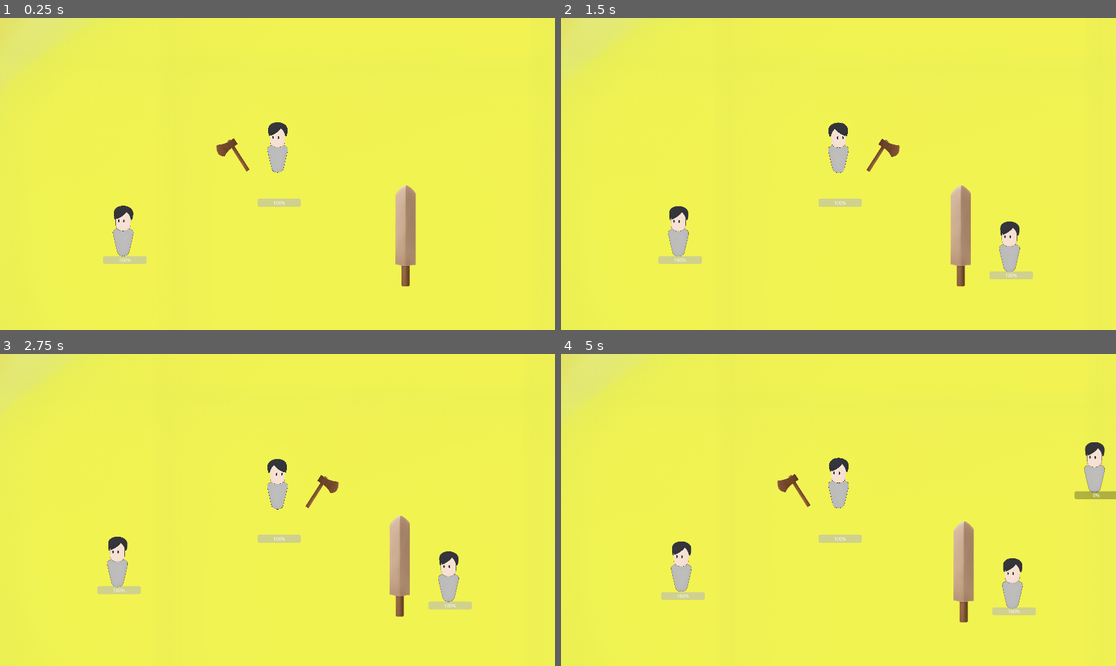
Above: before the commit, frames 1-4 (two rows, left to right).
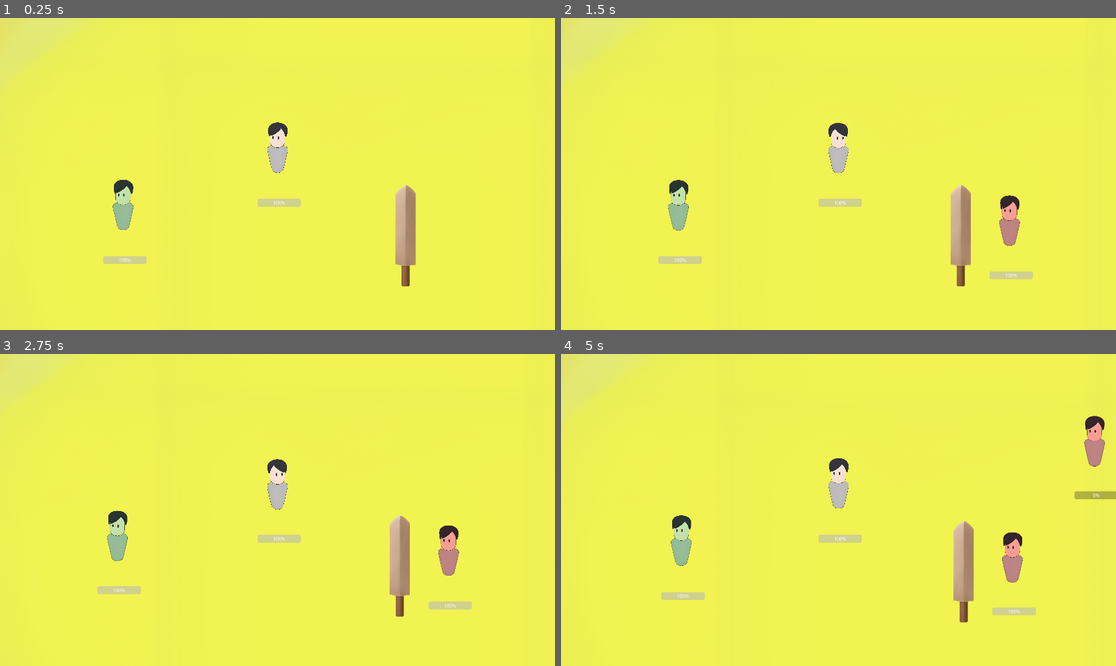
Above: after the commit, the same moments.

Repository: CAHTA123/Light-in-the-Dark
Game: Godot game, scene res://scenes/Game/game.tscn
Same seed, same stepped clock (60 frames per second), same inputs: the game is played once before the commit and once after it.
Inputs (mouse positions are in pixels of both pictures, inside the frame that each line leads up to):
- Up to frame 1 (0.25 s): no input
- Up to frame 2 (1.5 s): move the mouse to (960, 158) at 0.52 s; tap A (A) at 0.6 s; tap D (D) at 0.8, 1.35 s; move the mouse to (727, 189) at 1.27 s
- Up to frame 3 (2.75 s): tap S (S) at 1.55, 2.1 s; move the mouse to (333, 441) at 2.02 s; tap W (W) at 2.3 s
- Up to frame 4 (5 s): move the mouse to (810, 572) at 2.77 s; tap W (W) at 2.85 s; right-click (810, 572) at 3.05 s; move the mouse to (1005, 556) at 3.52 s; hold Right mouse button (block) 3.53-4.28 s; tap Shift (dash) at 3.8, 4.35 s; move the mouse to (672, 463) at 4.27 s; tap A (A) at 4.55 s

The runs differ from the first frame. In frame 1, 0.9% of the frame differs, in the area x 20-52%, y 33-77%; in frame 2, 1.7%; in frame 3, 1.7%; in frame 4, 2.4%, in the area x 19-98%, y 19-82%.

Commit message:
/

Diff:
--- a/scenes/Enemy/enemy.tscn
+++ b/scenes/Enemy/enemy.tscn
@@ -1,19 +1,17 @@
-[gd_scene load_steps=5 format=3 uid="uid://cdtvya2u1xsii"]
+[gd_scene load_steps=4 format=3 uid="uid://cdtvya2u1xsii"]
 
 [ext_resource type="PackedScene" uid="uid://cip765xbasefc" path="res://scenes/body/body.tscn" id="1_r510p"]
 [ext_resource type="Script" path="res://scenes/Enemy/enemy.gd" id="2_m367u"]
 [ext_resource type="Texture2D" uid="uid://bxcytu2p1emoc" path="res://sprites/Player/player.png" id="3_q58cx"]
 
-[sub_resource type="CircleShape2D" id="CircleShape2D_47q1k"]
-radius = 56.9386
+[node name="Enemy" instance=ExtResource("1_r510p")]
 
-[node name="Enemy" instance=ExtResource("1_r510p")]
+[node name="Body" parent="." index="0"]
 script = ExtResource("2_m367u")
 
-[node name="Shape" parent="." index="0"]
-shape = SubResource("CircleShape2D_47q1k")
-debug_color = Color(0.868136, 0.300206, 0.48499, 0.42)
+[node name="Shape" parent="Body" index="0"]
+polygon = PackedVector2Array(-21, -95, -31, -91, -35, -80, -19, -11, -15, -5, -7, -1, 0, 0, 7, -1, 14, -4, 18, -8, 20, -12, 36, -79, 32, -90, 21, -95, 26, -106, 26, -137, 26, -163, 0, -174, -26, -162, -26, -139, -26, -106)
 
-[node name="Skin" parent="Skin" index="0"]
-scale = Vector2(0.1, 0.1)
+[node name="Skin" parent="Body/Skin" index="0"]
+modulate = Color(1, 0.7, 0.7, 1)
 texture = ExtResource("3_q58cx")
--- a/scenes/Player/AnimPlayer.gd
+++ b/scenes/Player/AnimPlayer.gd
@@ -1,16 +1,12 @@
 extends Node2D
 
-@onready var anim = $"../Anim"
-
+@onready var anim = $Anim
 
 func _ready():
 	pass
 
-
-
 func _process(delta):
 	pass
 
-
 func _on_anim_animation_finished(anim_name):
 	pass
--- a/scenes/Player/Move.gd
+++ b/scenes/Player/Move.gd
@@ -1,27 +1,20 @@
 extends Node2D
 
-@onready var b = $".."
-@onready var body = $"../Skin"
-@onready var skin1 = $"../Skin/Skin"
-@onready var skin2 = $"../Skin/Weapon"
-
-var current_state = St.l
-enum St {l, r, t, d, ld, rd, lt, rt}
+@onready var body = $"../../Body"
+@onready var SkinPlayer = $"../../Body/Skin"
 
 func _ready():
-	b.s = b.speed
+	body.s = body.speed
 
 func _process(delta):
-	if b.move:
+	if body.move:
 		move()
-	b.move_and_slide()
+	body.move_and_slide()
 
 func move():
-	#var mouse_pos = get_global_mouse_position()
-	#var direction = (mouse_pos - body.global_position).normalized()
-	b.velocity = Vector2(Input.get_axis("A", "D"), Input.get_axis("W", "S")).normalized() * b.s
+	body.velocity = Vector2(Input.get_axis("A", "D"), Input.get_axis("W", "S")).normalized() * body.s
 
-	if b.velocity.x > 0:
-		body.scale.x = -1
-	elif b.velocity.x < 0:
-		body.scale.x = 1
+	if body.velocity.x > 0:
+		SkinPlayer.scale.x = -1
+	elif body.velocity.x < 0:
+		SkinPlayer.scale.x = 1
--- a/scenes/Player/State.gd
+++ b/scenes/Player/State.gd
@@ -1,8 +1,6 @@
 extends Node2D
 
-@onready var body = $".."
-
-var cur
+@onready var body = $"../../Body"
 
 func _ready():
 	body.current_state = body.States.IDLE
--- a/scenes/Player/dash.gd
+++ b/scenes/Player/dash.gd
@@ -1,6 +1,6 @@
 extends Node2D
 
-@onready var body = $".."
+@onready var body = $"../../Body"
 
 var can = true
 
@@ -12,7 +12,6 @@
 func push():
 	body.current_state = body.States.DASH
 
-
 	body.velocity = Vector2(Input.get_axis("A", "D"), Input.get_axis("W", "S")).normalized() * 1000
 	await get_tree().create_timer(0.2).timeout
 	can = true
--- a/scenes/Player/player.tscn
+++ b/scenes/Player/player.tscn
@@ -11,166 +11,249 @@
 [ext_resource type="Script" path="res://scenes/Player/State.gd" id="7_ys55f"]
 [ext_resource type="Script" path="res://scenes/Player/AnimPlayer.gd" id="8_l8gcv"]
 
-[sub_resource type="CapsuleShape2D" id="CapsuleShape2D_0gver"]
-radius = 36.0
-height = 176.84
+[sub_resource type="CapsuleShape2D" id="CapsuleShape2D_70mdh"]
+radius = 50.0
+height = 350.0
 
 [sub_resource type="Animation" id="Animation_2c4pv"]
 resource_name = "attack"
-step = 0.0333333
-tracks/0/type = "value"
-tracks/0/imported = false
-tracks/0/enabled = true
-tracks/0/path = NodePath("Skin/Weapon:rotation")
-tracks/0/interp = 1
-tracks/0/loop_wrap = true
-tracks/0/keys = {
-"times": PackedFloat32Array(0, 0.5),
+length = 0.2
+step = 0.01
+tracks/0/type = "value"
+tracks/0/imported = false
+tracks/0/enabled = true
+tracks/0/path = NodePath("Body/Skin/Skin/Weapon:rotation")
+tracks/0/interp = 1
+tracks/0/loop_wrap = true
+tracks/0/keys = {
+"times": PackedFloat32Array(0, 0.2),
 "transitions": PackedFloat32Array(1, 1),
 "update": 0,
-"values": [-0.837758, -2.18864]
-}
-
-[sub_resource type="Animation" id="Animation_lyjay"]
-length = 0.001
-tracks/0/type = "value"
-tracks/0/imported = false
-tracks/0/enabled = true
-tracks/0/path = NodePath("Skin/Weapon:rotation")
-tracks/0/interp = 1
-tracks/0/loop_wrap = true
-tracks/0/keys = {
-"times": PackedFloat32Array(0),
-"transitions": PackedFloat32Array(1),
-"update": 0,
-"values": [-0.837758]
+"values": [-0.523599, -2.0944]
+}
+
+[sub_resource type="Animation" id="Animation_vg1vu"]
+resource_name = "block"
+length = 0.4
+tracks/0/type = "value"
+tracks/0/imported = false
+tracks/0/enabled = true
+tracks/0/path = NodePath("Body/Skin/Skin/Shield:scale")
+tracks/0/interp = 1
+tracks/0/loop_wrap = true
+tracks/0/keys = {
+"times": PackedFloat32Array(0, 0.2, 0.4),
+"transitions": PackedFloat32Array(1, 1, 1),
+"update": 0,
+"values": [Vector2(2.5, 2.5), Vector2(2.8, 2.8), Vector2(2.5, 2.5)]
+}
+
+[sub_resource type="Animation" id="Animation_tmwag"]
+resource_name = "farm"
+length = 0.4
+step = 0.05
+tracks/0/type = "value"
+tracks/0/imported = false
+tracks/0/enabled = true
+tracks/0/path = NodePath("Body/Skin/Skin/Tool:rotation")
+tracks/0/interp = 1
+tracks/0/loop_wrap = true
+tracks/0/keys = {
+"times": PackedFloat32Array(0, 0.2, 0.4),
+"transitions": PackedFloat32Array(1, 1, 1),
+"update": 0,
+"values": [-0.523599, -2.0944, -0.523599]
+}
+
+[sub_resource type="Animation" id="Animation_im1p2"]
+resource_name = "dash"
+length = 0.2
+tracks/0/type = "value"
+tracks/0/imported = false
+tracks/0/enabled = true
+tracks/0/path = NodePath("Body/Skin:skew")
+tracks/0/interp = 1
+tracks/0/loop_wrap = true
+tracks/0/keys = {
+"times": PackedFloat32Array(0, 0.1, 0.2),
+"transitions": PackedFloat32Array(1, 1, 1),
+"update": 0,
+"values": [0.0, -0.195477, 0.0]
 }
 tracks/1/type = "value"
 tracks/1/imported = false
 tracks/1/enabled = true
-tracks/1/path = NodePath("Skin/Shield:scale")
+tracks/1/path = NodePath("Body/Skin:scale")
 tracks/1/interp = 1
 tracks/1/loop_wrap = true
 tracks/1/keys = {
-"times": PackedFloat32Array(0),
-"transitions": PackedFloat32Array(1),
-"update": 0,
-"values": [Vector2(1, 1)]
+"times": PackedFloat32Array(0, 0.1, 0.2),
+"transitions": PackedFloat32Array(1, 1, 1),
+"update": 0,
+"values": [Vector2(1, 1), Vector2(1, 1.03), Vector2(1, 1)]
 }
 tracks/2/type = "value"
 tracks/2/imported = false
 tracks/2/enabled = true
-tracks/2/path = NodePath("Skin/Tool:rotation")
+tracks/2/path = NodePath("Body/Skin:modulate")
 tracks/2/interp = 1
 tracks/2/loop_wrap = true
 tracks/2/keys = {
-"times": PackedFloat32Array(0),
-"transitions": PackedFloat32Array(1),
-"update": 0,
-"values": [-0.565487]
-}
-
-[sub_resource type="Animation" id="Animation_vg1vu"]
-resource_name = "block"
-tracks/0/type = "value"
-tracks/0/imported = false
-tracks/0/enabled = true
-tracks/0/path = NodePath("Skin/Shield:scale")
-tracks/0/interp = 1
-tracks/0/loop_wrap = true
-tracks/0/keys = {
-"times": PackedFloat32Array(0, 0.5, 1),
-"transitions": PackedFloat32Array(1, 1, 1),
-"update": 0,
-"values": [Vector2(1, 1), Vector2(1.11, 1.11), Vector2(1, 1)]
-}
-
-[sub_resource type="Animation" id="Animation_tmwag"]
-resource_name = "farm"
-tracks/0/type = "value"
-tracks/0/imported = false
-tracks/0/enabled = true
-tracks/0/path = NodePath("Skin/Tool:rotation")
-tracks/0/interp = 1
-tracks/0/loop_wrap = true
-tracks/0/keys = {
-"times": PackedFloat32Array(0, 0.5, 1),
-"transitions": PackedFloat32Array(1, 1, 1),
-"update": 0,
-"values": [0.0, -0.565487, 0.0]
+"times": PackedFloat32Array(0, 0.1, 0.2),
+"transitions": PackedFloat32Array(1, 1, 1),
+"update": 0,
+"values": [Color(1, 1, 1, 1), Color(0.866667, 1, 1, 0.772549), Color(1, 1, 1, 1)]
+}
+
+[sub_resource type="Animation" id="Animation_66jjq"]
+length = 0.001
+tracks/0/type = "value"
+tracks/0/imported = false
+tracks/0/enabled = true
+tracks/0/path = NodePath("Body/Skin/Skin/Weapon:rotation")
+tracks/0/interp = 1
+tracks/0/loop_wrap = true
+tracks/0/keys = {
+"times": PackedFloat32Array(0),
+"transitions": PackedFloat32Array(1),
+"update": 0,
+"values": [-0.523599]
+}
+tracks/1/type = "value"
+tracks/1/imported = false
+tracks/1/enabled = true
+tracks/1/path = NodePath("Body/Skin/Skin/Shield:scale")
+tracks/1/interp = 1
+tracks/1/loop_wrap = true
+tracks/1/keys = {
+"times": PackedFloat32Array(0),
+"transitions": PackedFloat32Array(1),
+"update": 0,
+"values": [Vector2(2.5, 2.5)]
+}
+tracks/2/type = "value"
+tracks/2/imported = false
+tracks/2/enabled = true
+tracks/2/path = NodePath("Body/Skin:skew")
+tracks/2/interp = 1
+tracks/2/loop_wrap = true
+tracks/2/keys = {
+"times": PackedFloat32Array(0),
+"transitions": PackedFloat32Array(1),
+"update": 0,
+"values": [0.0]
+}
+tracks/3/type = "value"
+tracks/3/imported = false
+tracks/3/enabled = true
+tracks/3/path = NodePath("Body/Skin:scale")
+tracks/3/interp = 1
+tracks/3/loop_wrap = true
+tracks/3/keys = {
+"times": PackedFloat32Array(0),
+"transitions": PackedFloat32Array(1),
+"update": 0,
+"values": [Vector2(1, 1)]
+}
+tracks/4/type = "value"
+tracks/4/imported = false
+tracks/4/enabled = true
+tracks/4/path = NodePath("Body/Skin:modulate")
+tracks/4/interp = 1
+tracks/4/loop_wrap = true
+tracks/4/keys = {
+"times": PackedFloat32Array(0),
+"transitions": PackedFloat32Array(1),
+"update": 0,
+"values": [Color(1, 1, 1, 1)]
+}
+tracks/5/type = "value"
+tracks/5/imported = false
+tracks/5/enabled = true
+tracks/5/path = NodePath("Body/Skin/Skin/Tool:rotation")
+tracks/5/interp = 1
+tracks/5/loop_wrap = true
+tracks/5/keys = {
+"times": PackedFloat32Array(0),
+"transitions": PackedFloat32Array(1),
+"update": 0,
+"values": [-0.523599]
 }
 
 [sub_resource type="AnimationLibrary" id="AnimationLibrary_di781"]
 _data = {
-"RESET": SubResource("Animation_lyjay"),
+"RESET": SubResource("Animation_66jjq"),
 "attack": SubResource("Animation_2c4pv"),
 "block": SubResource("Animation_vg1vu"),
+"dash": SubResource("Animation_im1p2"),
 "farm": SubResource("Animation_tmwag")
 }
 
 [node name="Player" instance=ExtResource("1_edq0g")]
-collision_layer = 2
-collision_mask = 2
+
+[node name="Body" parent="." index="0"]
 script = ExtResource("2_d1fyn")
 
-[node name="Shape" parent="." index="0"]
-position = Vector2(0, -90)
-shape = SubResource("CapsuleShape2D_0gver")
-
-[node name="Camera2D" type="Camera2D" parent="." index="1"]
-
-[node name="Skin" parent="Skin" index="0"]
-scale = Vector2(0.1, 0.1)
+[node name="Shape" parent="Body" index="0"]
+polygon = PackedVector2Array(-21, -95, -31, -91, -35, -80, -19, -11, -15, -5, -7, -1, 0, 0, 7, -1, 14, -4, 18, -8, 20, -12, 36, -79, 32, -90, 21, -95, 26, -106, 26, -137, 26, -163, 0, -174, -26, -162, -26, -139, -26, -106)
+
+[node name="Skin" parent="Body/Skin" index="0"]
 texture = ExtResource("3_172ki")
-offset = Vector2(0, -910)
-
-[node name="Weapon" parent="Skin" index="1"]
-position = Vector2(-10, -56)
-rotation = -0.837758
-scale = Vector2(0.35, 0.35)
-
-[node name="Shape" parent="Skin/Weapon/shape" index="0"]
+
+[node name="Weapon" parent="Body/Skin/Skin" index="0"]
+position = Vector2(-100, -600)
+rotation = -0.523599
+scale = Vector2(3.5, 3.5)
+
+[node name="shape" parent="Body/Skin/Skin/Weapon" index="0"]
 position = Vector2(0, -175)
 
-[node name="Skin" parent="Skin/Weapon/shape" index="1"]
-offset = Vector2(0, -175)
-
-[node name="Shield" type="Node2D" parent="Skin" index="2"]
+[node name="Shield" type="Node2D" parent="Body/Skin/Skin" index="1"]
 visible = false
-
-[node name="Sprite2D" type="Sprite2D" parent="Skin/Shield" index="0"]
-position = Vector2(-10, -80)
-scale = Vector2(0.679688, 0.675781)
+position = Vector2(-100, -600)
+scale = Vector2(2.5, 2.5)
+
+[node name="Skin" type="Sprite2D" parent="Body/Skin/Skin/Shield" index="0"]
 texture = ExtResource("4_p0jpk")
-
-[node name="Tool" type="Node2D" parent="Skin" index="3"]
-rotation = -0.565487
-
-[node name="Area2D" type="Area2D" parent="Skin/Tool" index="0"]
-
-[node name="CollisionShape2D" type="CollisionShape2D" parent="Skin/Tool/Area2D" index="0"]
-
-[node name="Sprite2D" type="Sprite2D" parent="Skin/Tool/Area2D" index="1"]
-position = Vector2(-82, -133.25)
-scale = Vector2(0.548828, 0.411133)
+offset = Vector2(0, -35)
+
+[node name="Tool" type="Node2D" parent="Body/Skin/Skin" index="2"]
+visible = false
+position = Vector2(-100, -600)
+rotation = -0.523599
+scale = Vector2(3.5, 3.5)
+
+[node name="Area2D" type="Area2D" parent="Body/Skin/Skin/Tool" index="0"]
+position = Vector2(0, -175)
+
+[node name="Shape" type="CollisionShape2D" parent="Body/Skin/Skin/Tool/Area2D" index="0"]
+position = Vector2(-17.1429, 0)
+shape = SubResource("CapsuleShape2D_70mdh")
+
+[node name="Skin" type="Sprite2D" parent="Body/Skin/Skin/Tool/Area2D" index="1"]
 texture = ExtResource("5_6o2dv")
 
-[node name="Animation" type="AnimationPlayer" parent="." index="4"]
+[node name="Camera" type="Node2D" parent="Body" index="3"]
+
+[node name="Camera2D" type="Camera2D" parent="Body/Camera" index="0"]
+
+[node name="dash" type="Node2D" parent="Skills" index="3"]
+script = ExtResource("6_6ri0j")
+
+[node name="shoot" type="Node2D" parent="Skills" index="4"]
+script = ExtResource("7_7v0gg")
+
+[node name="Move" type="Node2D" parent="Skills" index="5"]
+script = ExtResource("2_nw2w3")
+
+[node name="State" type="Node2D" parent="Skills" index="6"]
+script = ExtResource("7_ys55f")
+
+[node name="Animations" parent="." index="2"]
+script = ExtResource("8_l8gcv")
+
+[node name="Animation" type="AnimationPlayer" parent="Animations" index="1"]
+root_node = NodePath("../..")
 libraries = {
 "": SubResource("AnimationLibrary_di781")
 }
-
-[node name="Animations" parent="." index="9"]
-script = ExtResource("8_l8gcv")
-
-[node name="dash" type="Node2D" parent="." index="10"]
-script = ExtResource("6_6ri0j")
-
-[node name="shoot" type="Node2D" parent="." index="11"]
-script = ExtResource("7_7v0gg")
-
-[node name="Move" type="Node2D" parent="." index="12"]
-script = ExtResource("2_nw2w3")
-
-[node name="State" type="Node2D" parent="." index="13"]
-script = ExtResource("7_ys55f")
--- a/scenes/Player/shoot.gd
+++ b/scenes/Player/shoot.gd
@@ -1,8 +1,8 @@
 extends Node2D
 
-@onready var body = $".."
-@onready var weapon = $"../Skin/Weapon"
-@onready var skin = $"../Skin/Weapon/shape/Skin"
+@onready var body = $"../../Body"
+@onready var weapon = $"../../Body/Skin/Skin/Weapon"
+@onready var skin = $"../../Body/Skin/Skin/Weapon/shape/Skin"
 
 var attack_cooldown: float = 0.5
 var can_attack: bool = true
--- a/scenes/Res/res.tscn
+++ b/scenes/Res/res.tscn
@@ -1,20 +1,14 @@
-[gd_scene load_steps=5 format=3 uid="uid://0vh3jhnjpwnn"]
+[gd_scene load_steps=4 format=3 uid="uid://0vh3jhnjpwnn"]
 
 [ext_resource type="PackedScene" uid="uid://cip765xbasefc" path="res://scenes/body/body.tscn" id="1_djqal"]
 [ext_resource type="Script" path="res://scenes/Res/res.gd" id="2_etf6s"]
 [ext_resource type="Texture2D" uid="uid://bxcytu2p1emoc" path="res://sprites/Player/player.png" id="3_0vnmq"]
 
-[sub_resource type="CircleShape2D" id="CircleShape2D_w1erm"]
-radius = 55.5428
+[node name="Res" instance=ExtResource("1_djqal")]
 
-[node name="Res" instance=ExtResource("1_djqal")]
-collision_layer = 4
-collision_mask = 2
+[node name="Body" parent="." index="0"]
 script = ExtResource("2_etf6s")
 
-[node name="Shape" parent="." index="0"]
-shape = SubResource("CircleShape2D_w1erm")
-
-[node name="Skin" parent="Skin" index="0"]
-scale = Vector2(0.1, 0.1)
+[node name="Skin" parent="Body/Skin" index="0"]
+modulate = Color(0.79, 1, 0.804, 1)
 texture = ExtResource("3_0vnmq")
--- a/scenes/body/body.tscn
+++ b/scenes/body/body.tscn
@@ -55,9 +55,23 @@
 "update": 0,
 "values": [Color(1, 1, 1, 1)]
 }
+tracks/2/type = "value"
+tracks/2/imported = false
+tracks/2/enabled = true
+tracks/2/path = NodePath("Skin/Skin:scale")
+tracks/2/interp = 1
+tracks/2/loop_wrap = true
+tracks/2/keys = {
+"times": PackedFloat32Array(0),
+"transitions": PackedFloat32Array(1),
+"update": 0,
+"values": [Vector2(0.1, 0.1)]
+}
 
 [sub_resource type="Animation" id="Animation_oisxb"]
 resource_name = "take_damage"
+length = 0.4
+step = 0.05
 tracks/0/type = "value"
 tracks/0/imported = false
 tracks/0/enabled = true
@@ -65,10 +79,22 @@
 tracks/0/interp = 1
 tracks/0/loop_wrap = true
 tracks/0/keys = {
-"times": PackedFloat32Array(0, 0.5, 1),
+"times": PackedFloat32Array(0, 0.1, 0.4),
 "transitions": PackedFloat32Array(1, 1, 1),
 "update": 0,
-"values": [Color(1, 1, 1, 1), Color(0.76, 0.1216, 0.16416, 1), Color(1, 1, 1, 1)]
+"values": [Color(1, 1, 1, 1), Color(1, 0.78, 0.78, 1), Color(1, 1, 1, 1)]
+}
+tracks/1/type = "value"
+tracks/1/imported = false
+tracks/1/enabled = true
+tracks/1/path = NodePath("Skin/Skin:scale")
+tracks/1/interp = 1
+tracks/1/loop_wrap = true
+tracks/1/keys = {
+"times": PackedFloat32Array(0, 0.1, 0.4),
+"transitions": PackedFloat32Array(1, 1, 1),
+"update": 0,
+"values": [Vector2(0.1, 0.1), Vector2(0.09, 0.09), Vector2(0.1, 0.1)]
 }
 
 [sub_resource type="AnimationLibrary" id="AnimationLibrary_nqnlx"]
@@ -78,51 +104,59 @@
 "take_damage": SubResource("Animation_oisxb")
 }
 
-[node name="Body" type="CharacterBody2D"]
+[node name="Body" type="Node2D"]
 
-[node name="Shape" type="CollisionShape2D" parent="."]
+[node name="Body" type="CharacterBody2D" parent="."]
 
-[node name="Skin" type="Node2D" parent="."]
+[node name="Shape" type="CollisionPolygon2D" parent="Body"]
 
-[node name="Skin" type="Sprite2D" parent="Skin"]
-scale = Vector2(0.5, 0.5)
+[node name="Skin" type="Node2D" parent="Body"]
 
-[node name="Weapon" type="Node2D" parent="Skin"]
+[node name="Skin" type="Sprite2D" parent="Body/Skin"]
+scale = Vector2(0.1, 0.1)
+offset = Vector2(0, -900)
+
+[node name="Weapon" type="Node2D" parent="Body/Skin/Skin"]
 visible = false
-scale = Vector2(0.5, 0.5)
+scale = Vector2(5, 5)
 script = ExtResource("1_swr57")
 
-[node name="shape" type="Area2D" parent="Skin/Weapon"]
+[node name="shape" type="Area2D" parent="Body/Skin/Skin/Weapon"]
 monitoring = false
 monitorable = false
 
-[node name="Shape" type="CollisionShape2D" parent="Skin/Weapon/shape"]
+[node name="Shape" type="CollisionShape2D" parent="Body/Skin/Skin/Weapon/shape"]
 shape = SubResource("CapsuleShape2D_ooqpy")
 
-[node name="Skin" type="Sprite2D" parent="Skin/Weapon/shape"]
+[node name="Skin" type="Sprite2D" parent="Body/Skin/Skin/Weapon/shape"]
 texture = ExtResource("1_jnvjv")
 
-[node name="Anim" type="AnimationPlayer" parent="."]
+[node name="hp_bar" type="Node2D" parent="Body"]
+
+[node name="hp_bar" parent="Body/hp_bar" instance=ExtResource("4_wsmua")]
+offset_left = -69.0
+offset_top = 86.0
+offset_right = -69.0
+offset_bottom = 86.0
+
+[node name="Skills" type="Node2D" parent="."]
+
+[node name="take_damage" type="Node2D" parent="Skills"]
+script = ExtResource("1_sdm8l")
+
+[node name="destroy" type="Node2D" parent="Skills"]
+script = ExtResource("2_lxpvs")
+
+[node name="take_push" type="Node2D" parent="Skills"]
+script = ExtResource("3_unp11")
+
+[node name="Animations" type="Node2D" parent="."]
+
+[node name="Anim" type="AnimationPlayer" parent="Animations"]
+root_node = NodePath("../../Body")
 libraries = {
 "": SubResource("AnimationLibrary_nqnlx")
 }
 autoplay = "IDLE"
 
-[node name="hp_bar" parent="." instance=ExtResource("4_wsmua")]
-offset_left = -69.0
-offset_top = 86.0
-offset_right = -69.0
-offset_bottom = 86.0
-
-[node name="take_damage" type="Node2D" parent="."]
-script = ExtResource("1_sdm8l")
-
-[node name="destroy" type="Node2D" parent="."]
-script = ExtResource("2_lxpvs")
-
-[node name="take_push" type="Node2D" parent="."]
-script = ExtResource("3_unp11")
-
-[node name="Animations" type="Node2D" parent="."]
-
-[connection signal="body_entered" from="Skin/Weapon/shape" to="Skin/Weapon" method="_on_shape_body_entered"]
+[connection signal="body_entered" from="Body/Skin/Skin/Weapon/shape" to="Body/Skin/Skin/Weapon" method="_on_shape_body_entered"]
--- a/scenes/body/destroy.gd
+++ b/scenes/body/destroy.gd
@@ -1,6 +1,6 @@
 extends Node2D
 
-@onready var body = $".."
+@onready var body = $"../../Body"
 
 func _process(delta):
 	if body.destroy:
--- a/scenes/body/take_damage.gd
+++ b/scenes/body/take_damage.gd
@@ -1,10 +1,11 @@
 extends Node2D
 
-@onready var body = $".."
+@onready var body = $"../../Body"
+@onready var hp_bar = $"../../Body/hp_bar/hp_bar"
 
 func _ready():
 	body.hp = body.max_hp
-	body.hp_bar = $"../hp_bar"
+	body.hp_bar = hp_bar
 
 func _process(delta):
 	if body.take_damage > 0 and not body.isBlocking:
--- a/scenes/body/take_push.gd
+++ b/scenes/body/take_push.gd
@@ -1,6 +1,6 @@
 extends Node2D
 
-@onready var body = $".."
+@onready var body = $"../../Body"
 
 func _process(delta):
 	if body.take_push > 0:
--- a/scenes/hp_bar/hp_bar.gd
+++ b/scenes/hp_bar/hp_bar.gd
@@ -1,9 +1,6 @@
 extends Control
 
-var value
-
-func _ready():
-	value = 100
+var value = 100
 
 func _process(delta):
 	$Bar.value = value
Not shown: 1 places in scenes/Player/player.tscn that only renumber resources
